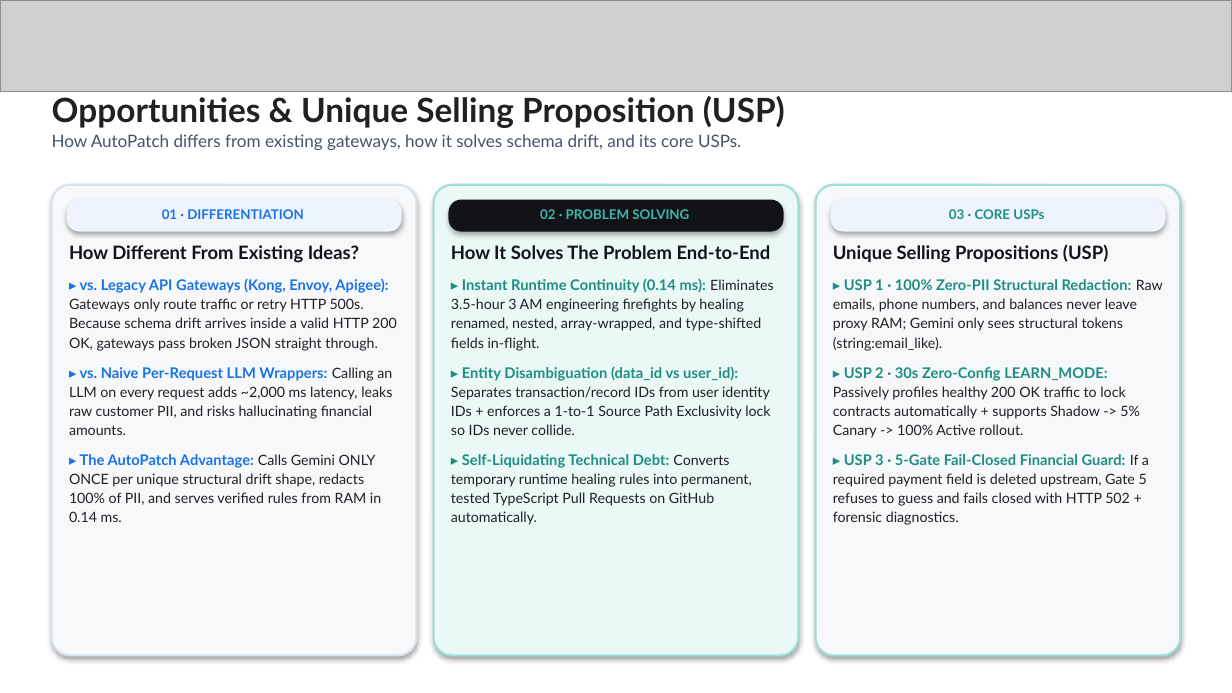
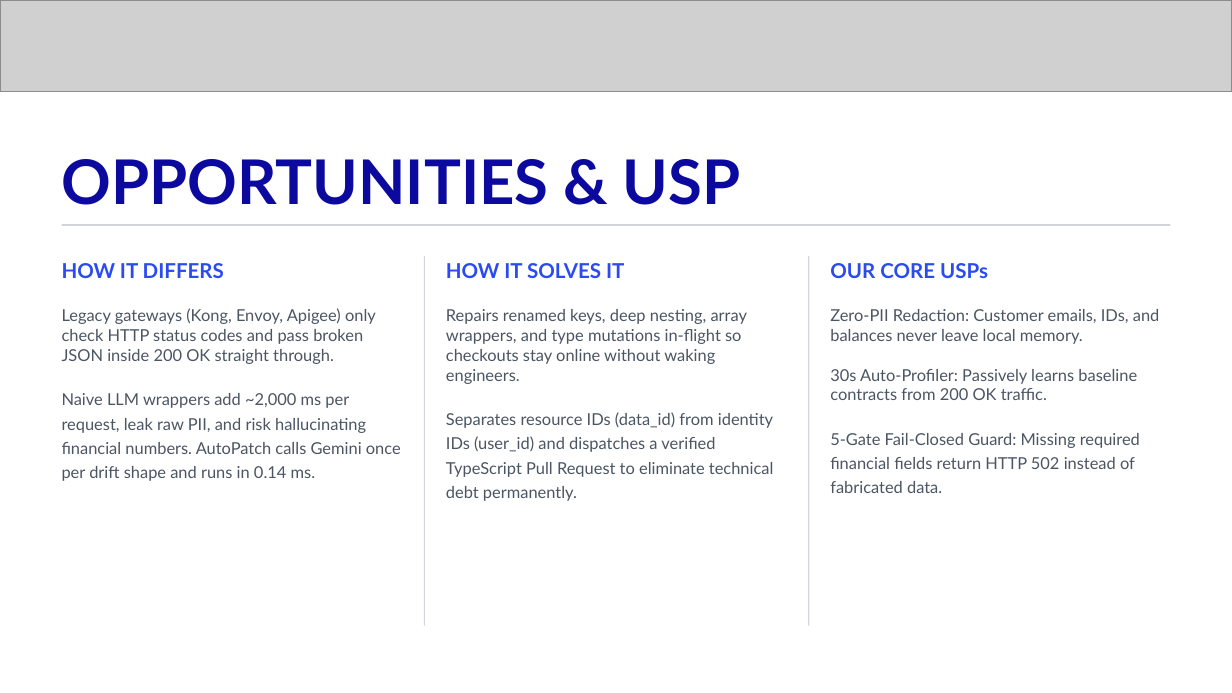
Before and after one commit to Asqi06/Buildathon, a slide deck: slide 4 of Final Prototype Submission Deck _ Startup Buildathon.pptx. Drawn at 1232x693 pixels with LibreOffice and Linux fonts; fonts in the diff are those of the drawing; grey boxes stand for pictures. Boxes give left, top, right and bottom in pixels: in the first picture for what was removed or moved away, otherwise in the second. Text is boxed around its words. In the diff, an @@ line names an element or a change of style, - is before the commit and + after.

Commit message:
design(deck): redesign 16-slide pitch deck in minimalist Gravity Tech editorial style on official Buildathon base

```diff
--- a/Final Prototype Submission Deck _ Startup Buildathon.pptx
+++ b/Final Prototype Submission Deck _ Startup Buildathon.pptx
@@ text at [62,159,741,205]: text changed; size 10 to 36 pt; text colour #475467 to #0C0A9E; bold on @@
-Opportunities & Unique Selling Proposition (USP)
-How AutoPatch differs from existing gateways, how it solves schema drift, and its core USPs.
+OPPORTUNITIES & USP
@@ rounded rectangle removed at [52,185,416,655] @@
@@ rounded rectangle removed at [67,200,402,232] @@
-01 · DIFFERENTIATION
@@ rounded rectangle removed at [434,185,798,655] @@
@@ rounded rectangle removed at [448,200,784,232] @@
-02 · PROBLEM SOLVING
@@ rounded rectangle removed at [816,185,1180,655] @@
@@ rectangle added at [62,224,1170,225], fill #D1D5DB @@
@@ text added at [62,263,224,278], 12 pt, text #2B4BF2, bold @@
+HOW IT DIFFERS
@@ rectangle added at [424,256,425,626], fill #D1D5DB @@
@@ text added at [446,263,624,278], 12 pt, text #2B4BF2, bold @@
+HOW IT SOLVES IT
@@ rectangle added at [808,256,809,626], fill #D1D5DB @@
@@ text at [830,263,988,278]: text changed; size 7.8 to 12 pt; text colour #1E8E83 to #2B4BF2 @@
-03 · CORE USPs
+OUR CORE USPs
@@ text "OUR CORE USPs": place and size @@
-text "OUR CORE USPs" at [830,200,1165,232]
+text "OUR CORE USPs" at [830,263,988,278]
@@ text "OUR CORE USPs" at [830,263,988,278]: vertical alignment middle to top; fill #EEF4FE to none; shadow off @@
@@ text at [62,308,401,481]: text changed; size 8.3 to 9.6 pt; text colour #202124 to #4B5563 @@
-How Different From Existing Ideas?
-▸ vs. Legacy API Gateways (Kong, Envoy, Apigee): Gateways only route traffic or retry HTTP 500s. Because schema drift arrives inside a valid HTTP 200 OK, gateways pass broken JSON straight through.
-▸ vs. Naive Per-Request LLM Wrappers: Calling an LLM on every request adds ~2,000 ms latency, leaks raw customer PII, and risks hallucinating financial amounts.
-▸ The AutoPatch Advantage: Calls Gemini ONLY ONCE per unique structural drift shape, redacts 100% of PII, and serves verified rules from RAM in 0.14 ms.
+Legacy gateways (Kong, Envoy, Apigee) only check HTTP status codes and pass broken JSON inside 200 OK straight through.
+Naive LLM wrappers add ~2,000 ms per request, leak raw PII, and risk hallucinating financial numbers. AutoPatch calls Gemini once per drift shape and runs in 0.14 ms.
@@ text at [446,309,774,501]: text changed; size 8.3 to 9.6 pt; text colour #202124 to #4B5563 @@
-How It Solves The Problem End-to-End
-▸ Instant Runtime Continuity (0.14 ms): Eliminates 3.5-hour 3 AM engineering firefights by healing renamed, nested, array-wrapped, and type-shifted fields in-flight.
-▸ Entity Disambiguation (data_id vs user_id): Separates transaction/record IDs from user identity IDs + enforces a 1-to-1 Source Path Exclusivity lock so IDs never collide.
-▸ Self-Liquidating Technical Debt: Converts temporary runtime healing rules into permanent, tested TypeScript Pull Requests on GitHub automatically.
+Repairs renamed keys, deep nesting, array wrappers, and type mutations in-flight so checkouts stay online without waking engineers.
+Separates resource IDs (data_id) from identity IDs (user_id) and dispatches a verified TypeScript Pull Request to eliminate technical debt permanently.
@@ text at [830,309,1160,493]: text changed; size 8.3 to 9.6 pt; text colour #202124 to #4B5563 @@
-Unique Selling Propositions (USP)
-▸ USP 1 · 100% Zero-PII Structural Redaction: Raw emails, phone numbers, and balances never leave proxy RAM; Gemini only sees structural tokens (string:email_like).
-▸ USP 2 · 30s Zero-Config LEARN_MODE: Passively profiles healthy 200 OK traffic to lock contracts automatically + supports Shadow -> 5% Canary -> 100% Active rollout.
-▸ USP 3 · 5-Gate Fail-Closed Financial Guard: If a required payment field is deleted upstream, Gate 5 refuses to guess and fails closed with HTTP 502 + forensic diagnostics.
+Zero-PII Redaction: Customer emails, IDs, and balances never leave local memory.
+30s Auto-Profiler: Passively learns baseline contracts from 200 OK traffic.
+5-Gate Fail-Closed Guard: Missing required financial fields return HTTP 502 instead of fabricated data.
```
Also in this commit, not shown: 13 other slides changed, 4 other files.
